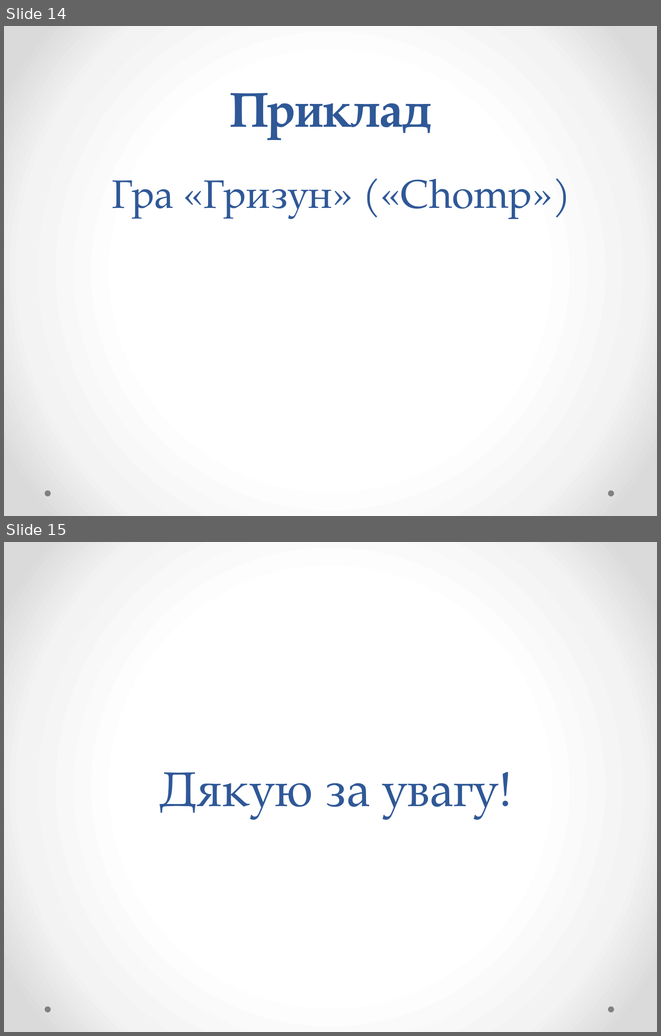
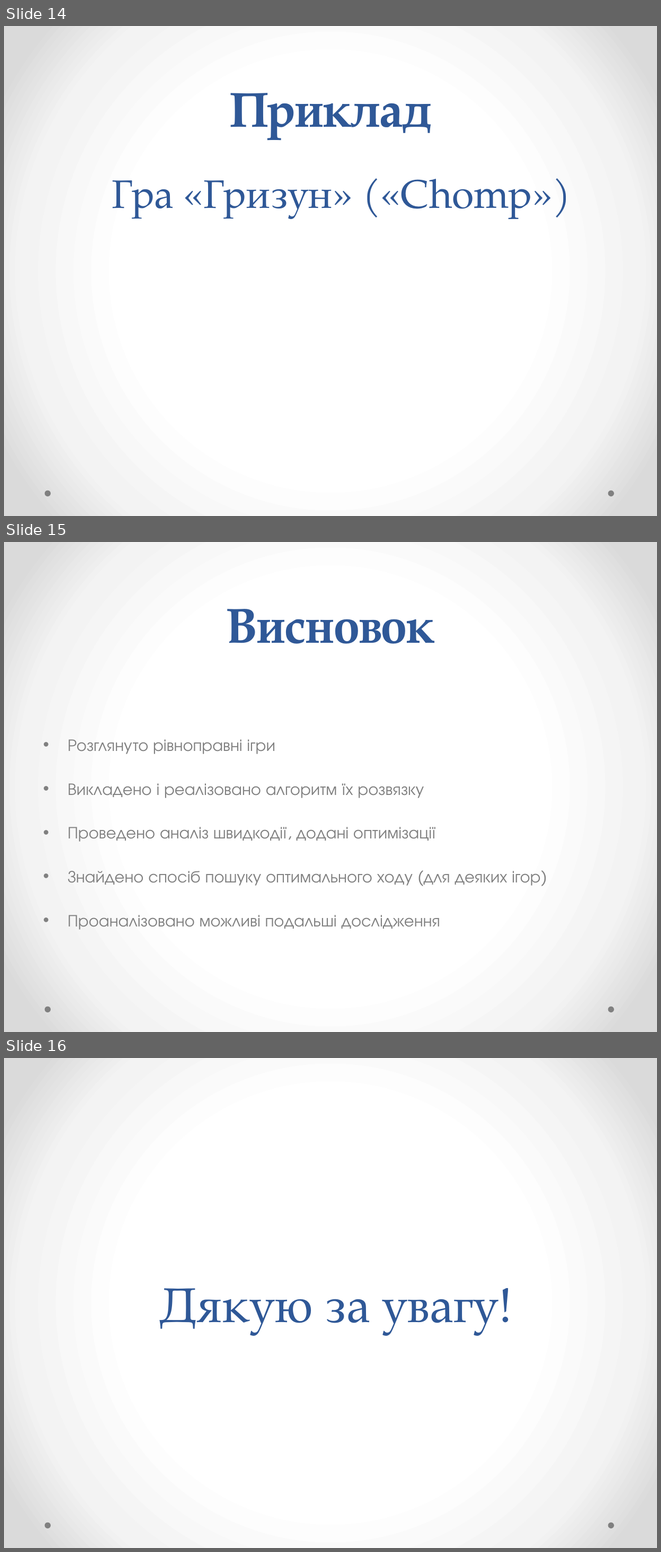
Before and after one commit to MarkiyanMatsekh/SpragueGrundyTheory, a slide deck: PaperWork/Presentation.pptx. Shown one above the other, each under a label of ours: slides 14 and 15 before the commit, slides 14, 15 and 16 after it. The pictures are 661x1036 and 661x1552 pixels, drawn with LibreOffice and Linux fonts; fonts in the diff are those of the drawing; grey boxes stand for pictures. Boxes give left, top, right and bottom in pixels: in the first picture for what was removed or moved away, otherwise in the second. Text is boxed around its words. In the diff, an @@ line names an element or a change of style, - is before the commit and + after.

```diff
--- a/PaperWork/Presentation.pptx
+++ b/PaperWork/Presentation.pptx
@@ slide 15 added at [4, 542, 657, 1032], background gradient #FFFFFF to #F4F4F4 to #DADADA; not listed: 2 template elements that a slide beside it also shows @@
@@ title added at [227, 609, 434, 644], 54 pt, text #2F5897, bold @@
+Висновок
@@ text added at [68, 739, 541, 929], 18.6 pt, text #808080 @@
+• Розглянуто рівноправні ігри
+• Викладено і реалізовано алгоритм їх розвязку
+• Проведено аналіз швидкодії, додані оптимізації
+• Знайдено спосіб пошуку оптимального ходу (для деяких ігор)
+• Проаналізовано можливі подальші дослідження
@@ what was slide 15 is now slide 16 @@
```
Also in this commit, not shown: 1 other slide added, 1 slide removed, 20 other files.
